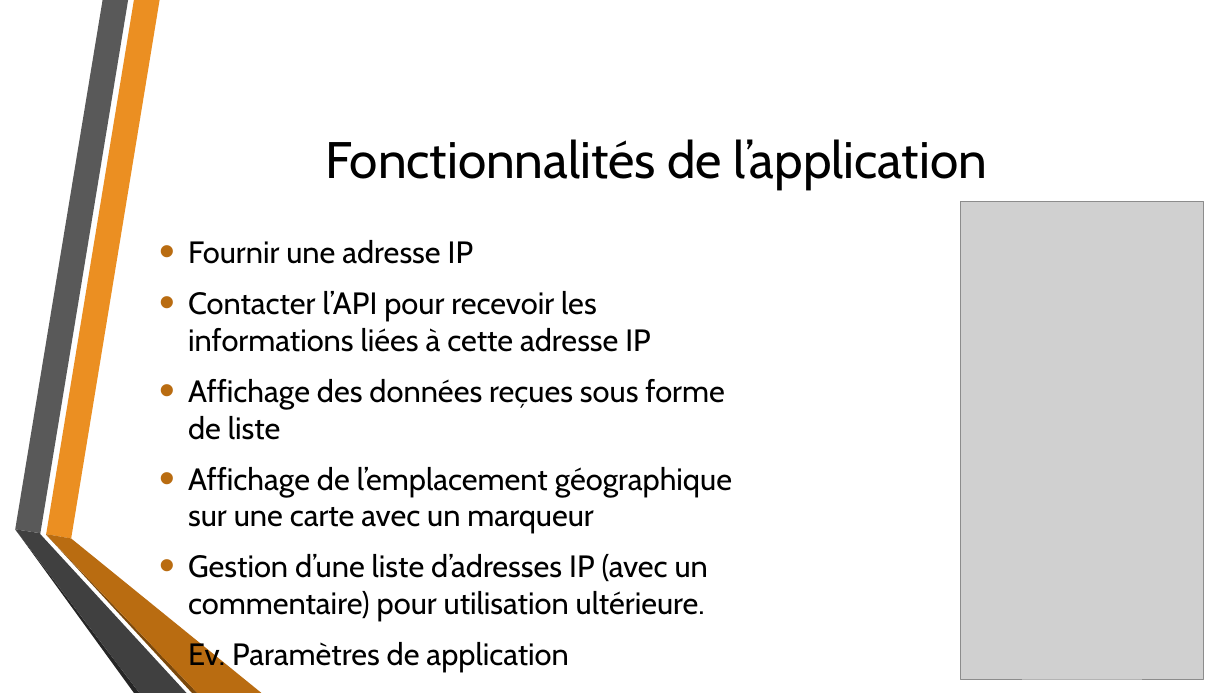
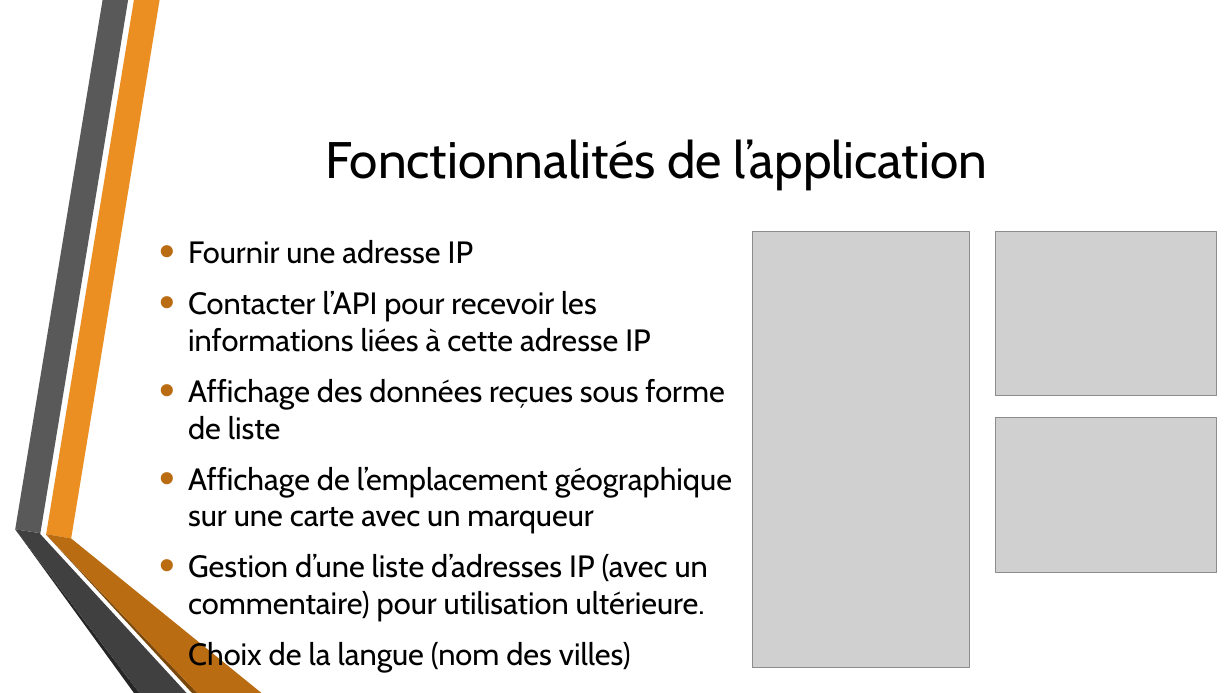
Before and after one commit to jefschaerz/CAS-DAR_MWS-IPGeolocation, a slide deck: slide 5 of 0_Présentation - IP-Locator.pptx. Drawn at 1232x693 pixels with LibreOffice and Linux fonts; fonts in the diff are those of the drawing; grey boxes stand for pictures; background and template pictures are left out. Boxes give left, top, right and bottom in pixels: in the first picture for what was removed or moved away, otherwise in the second. Text is boxed around its words. In the diff, an @@ line names an element or a change of style, - is before the commit and + after.

```diff
--- a/0_Présentation - IP-Locator.pptx
+++ b/0_Présentation - IP-Locator.pptx
@@ picture removed at (x1=960, y1=201, x2=1203, y2=679) @@
@@ picture added at (x1=752, y1=232, x2=970, y2=668) @@
@@ picture added at (x1=996, y1=232, x2=1217, y2=396) @@
@@ picture added at (x1=996, y1=418, x2=1217, y2=573) @@
@@ text at (x1=188, y1=639, x2=631, y2=672): text changed @@
-• Ev. Paramètres de application
+• Choix de la langue (nom des villes)
```
Also in this commit, not shown: 6 other slides changed, 1 slide added, 1 slide removed, 5 other files.
